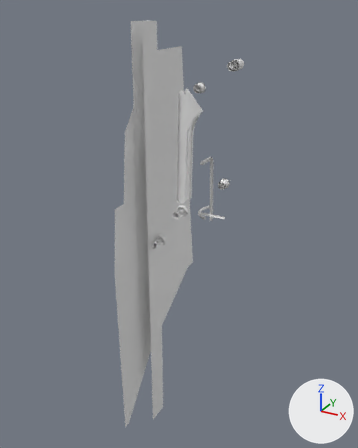
The OBJ model DarkChaos-Dev/gameitems/Primitive.LM_L_LLO_Parts.obj as it was, and as the next commit left it.
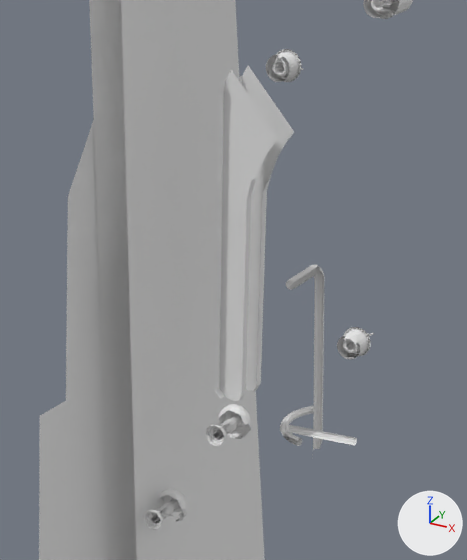
Each version appears first whole from a 50 mm camera at (49.0, -929.0, 757.0) aimed at (-423.0, -70.0, 327.0), and next in a close-up on the part from 28% to 73% of the width and 14% to 58% of the height. The axes (+X, +Y, +Z) are drawn at lower right. The lights are the same throughout. Where no turn or scale is listed for an object, it has been applied to the vertices. Vertices at the same position are counted once.

Objects in the first close-up: 'LM_L_LLO_Parts'.
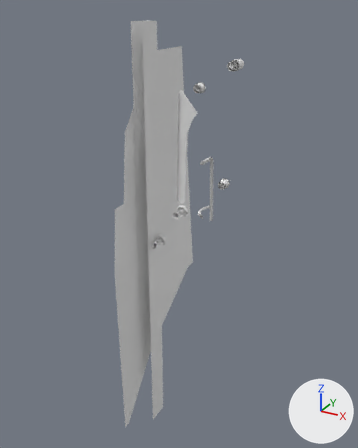
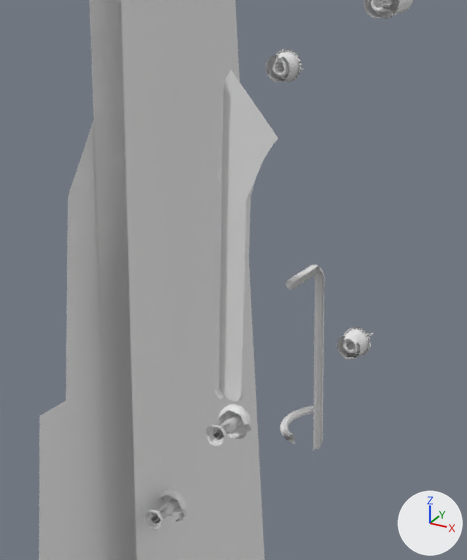
Scene script edits in JSON lines:
```json
{"block": "me_lm_l_llo_parts", "where": "# used by ob_lm_l_llo_parts; location = (0.0, 0.0, 0.0)"}
{"op": "remove", "block": "me_lm_l_llo_parts", "code": "me_lm_l_llo_parts.from_pydata(...)  # 2375 vertices, 3874 faces; spans x -477.0..-269.0, y -237.0..104.0, z -174.0..733.0"}
{"op": "add", "block": "me_lm_l_llo_parts", "code": "me_lm_l_llo_parts.from_pydata(...)  # 2310 vertices, 3778 faces; spans x -477.0..-269.0, y -237.0..104.0, z -174.0..733.0"}
{"block": "me_lm_l_llo_parts", "change": "me_lm_l_llo_parts part 1: the loose piece of 28 vertices spanning x -366.0..-313.0, y -86.0..-80.0, z 366.0..371.0 is deleted"}
{"block": "me_lm_l_llo_parts", "change": "me_lm_l_llo_parts part 2: the loose piece of 22 vertices spanning x -401.0..-358.0, y -102.0..-97.0, z 397.0..619.0 is deleted"}
{"block": "me_lm_l_llo_parts", "change": "me_lm_l_llo_parts part 3"}
{"block": "me_lm_l_llo_parts", "change": "14 vertices are removed from x -387.0..-353.0, y -149.0..-83.0, z 359.0..390.0"}
{"block": "me_lm_l_llo_parts", "change": "31 faces are deleted"}
```

Location of each change, [x1, y1, x2, y2] in pixels of the close-ups (467 x 560 px):
```json
{"part": 1, "of": "me_lm_l_llo_parts", "change": "deleted", "before": [286, 425, 357, 445]}
{"part": 2, "of": "me_lm_l_llo_parts", "change": "deleted", "before": [238, 66, 294, 392]}
{"part": 3, "of": "me_lm_l_llo_parts", "change": "deleted", "before": [211, 425, 302, 446]}
```
